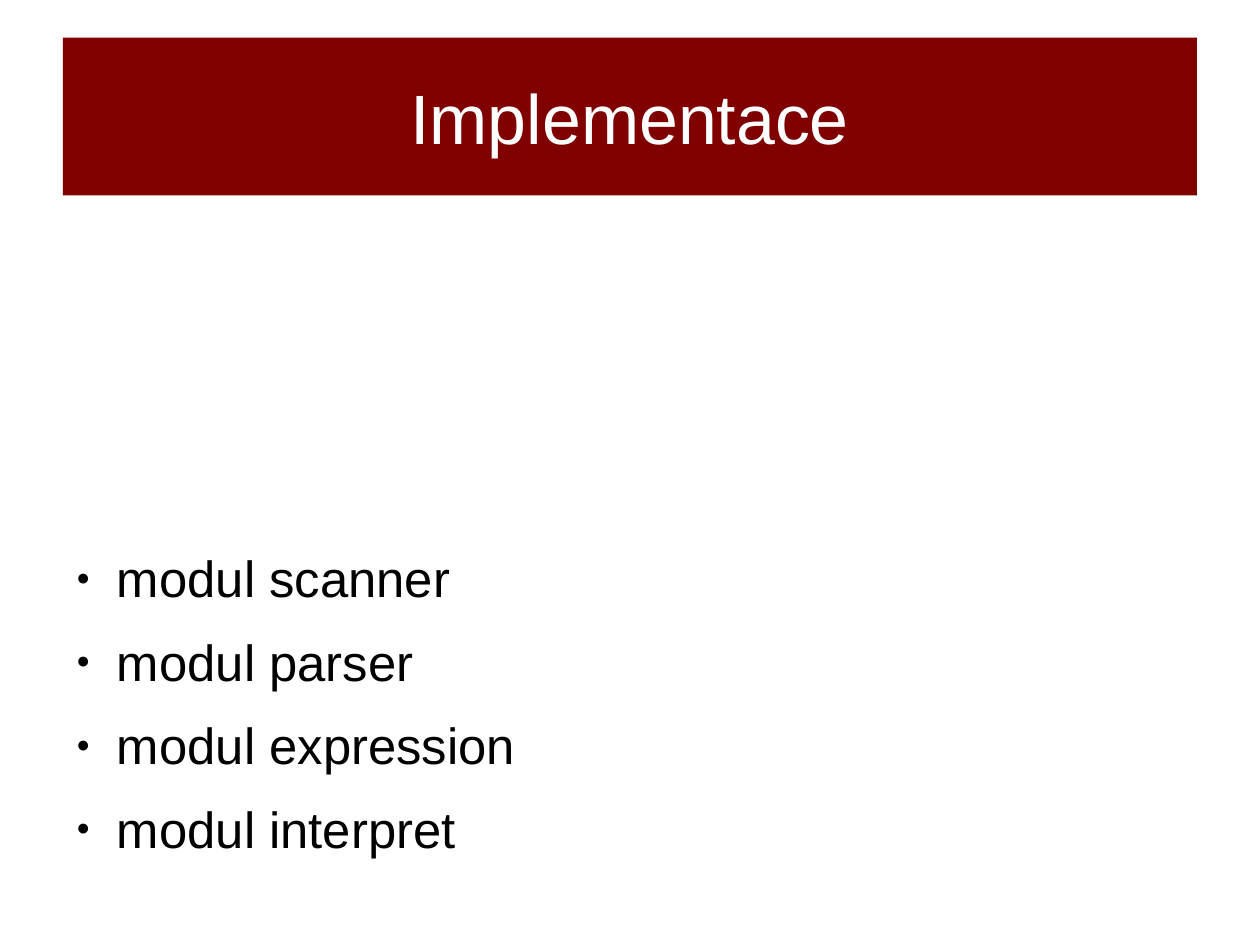
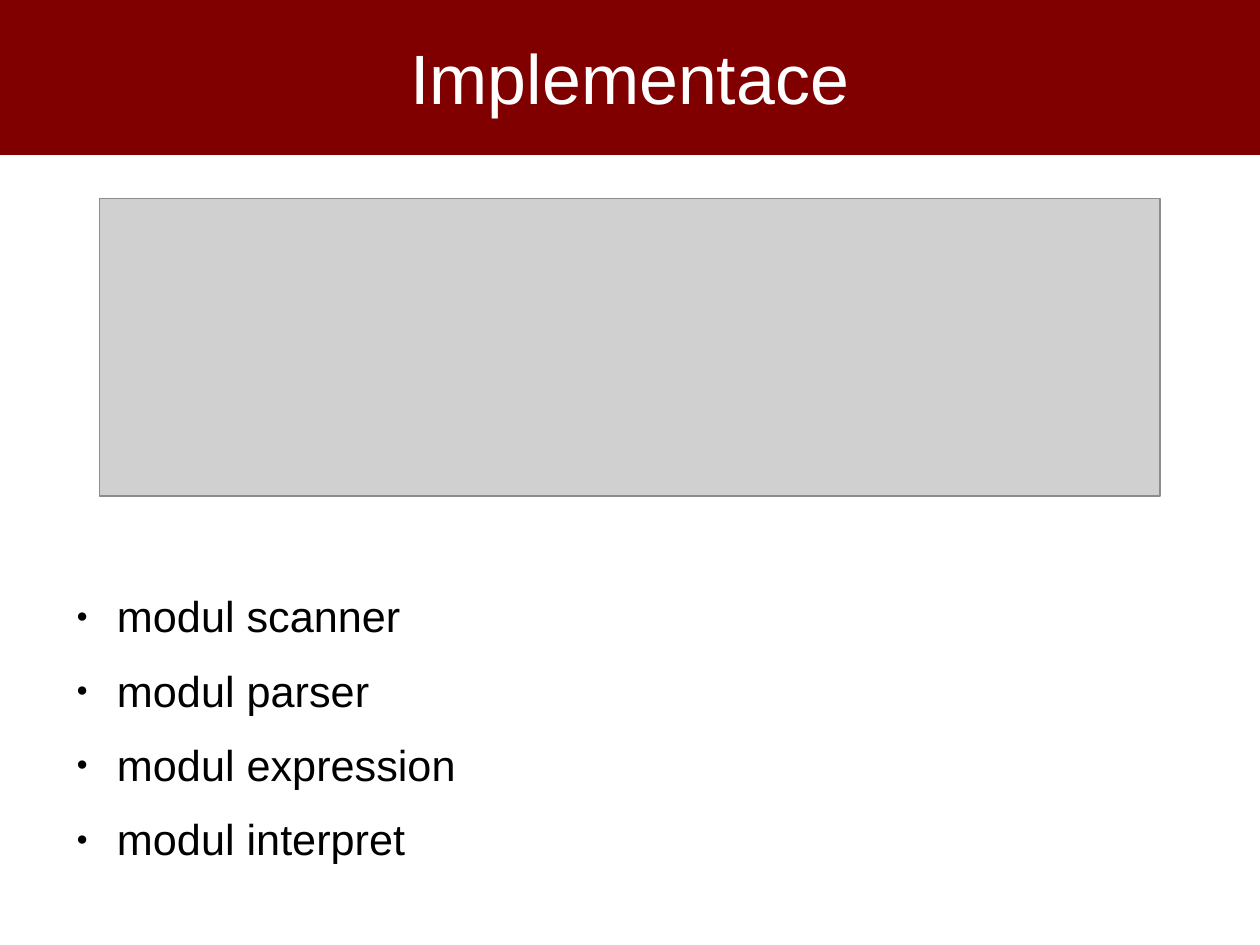
Before and after one commit to poncovka/ifj-interpret, a slide deck: slide 5 of obhajoba/xtrkal00.odp. Drawn at 1260x945 pixels with LibreOffice and Linux fonts; fonts in the diff are those of the drawing; grey boxes stand for pictures. Boxes give left, top, right and bottom in pixels: in the first picture for what was removed or moved away, otherwise in the second. Text is boxed around its words. In the diff, an @@ line names an element or a change of style, - is before the commit and + after.

```diff
--- a/obhajoba/xtrkal00.odp
+++ b/obhajoba/xtrkal00.odp
@@ title "Implementace": place and size @@
-title "Implementace" at [63, 38, 1197, 196]
+title "Implementace" at [0, 0, 1260, 155]
@@ picture added at [99, 199, 1161, 496] @@
@@ text "modul scanner": place and size @@
-text "modul scanner" at [117, 560, 515, 858]
+text "modul scanner" at [117, 600, 456, 864]
@@ text "modul scanner" at [117, 600, 456, 864]: size 32 to 27.2 pt @@
```
Also in this commit, not shown: 10 other slides changed, 1 slide added, 1 slide removed.
